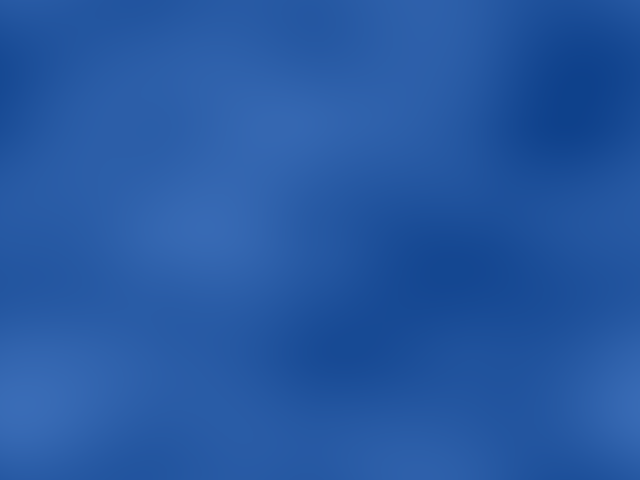
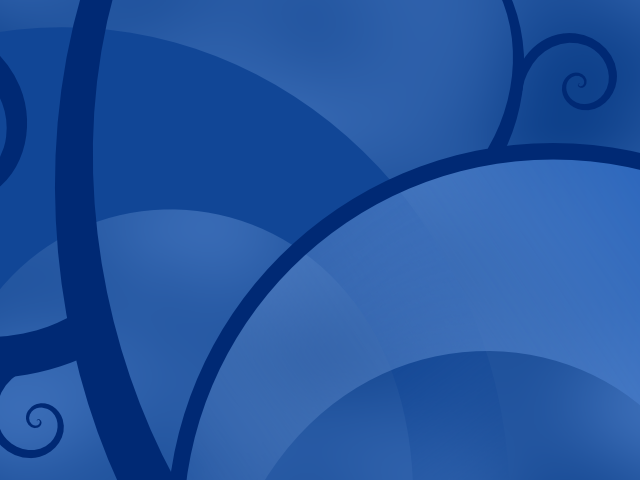
Layered file, before and after one edit (w=640, h=480). Changes by layer:
added layer "640x480.png" above "Texture" over [left=0, top=0, right=640, bottom=480]
